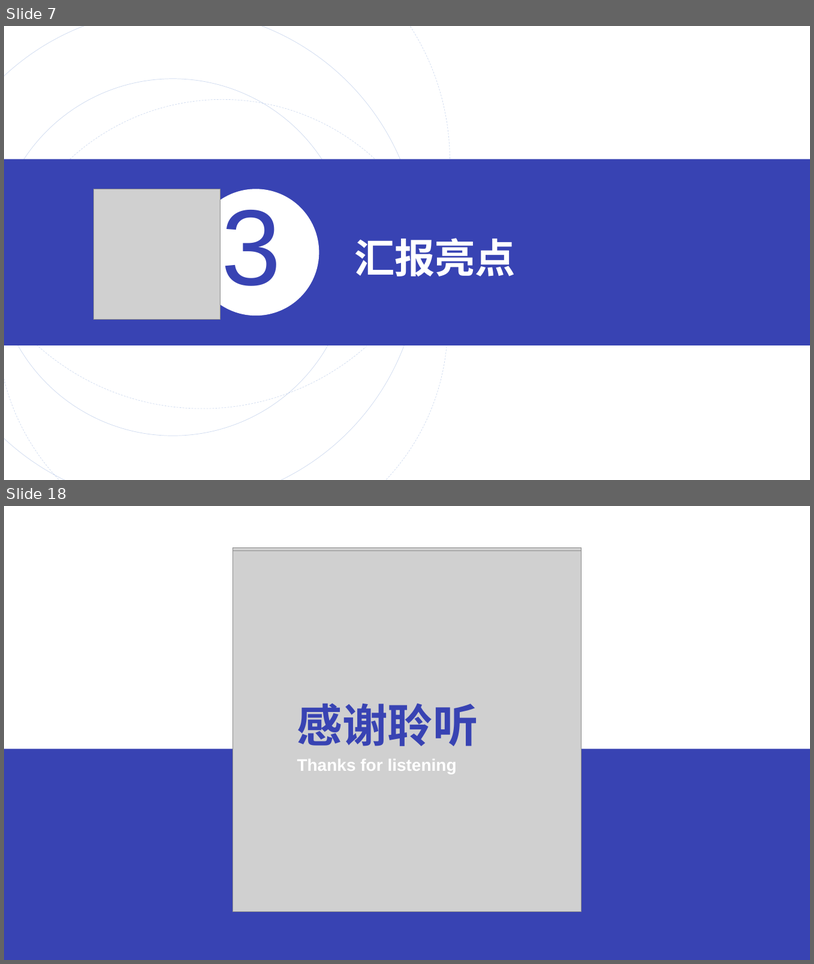
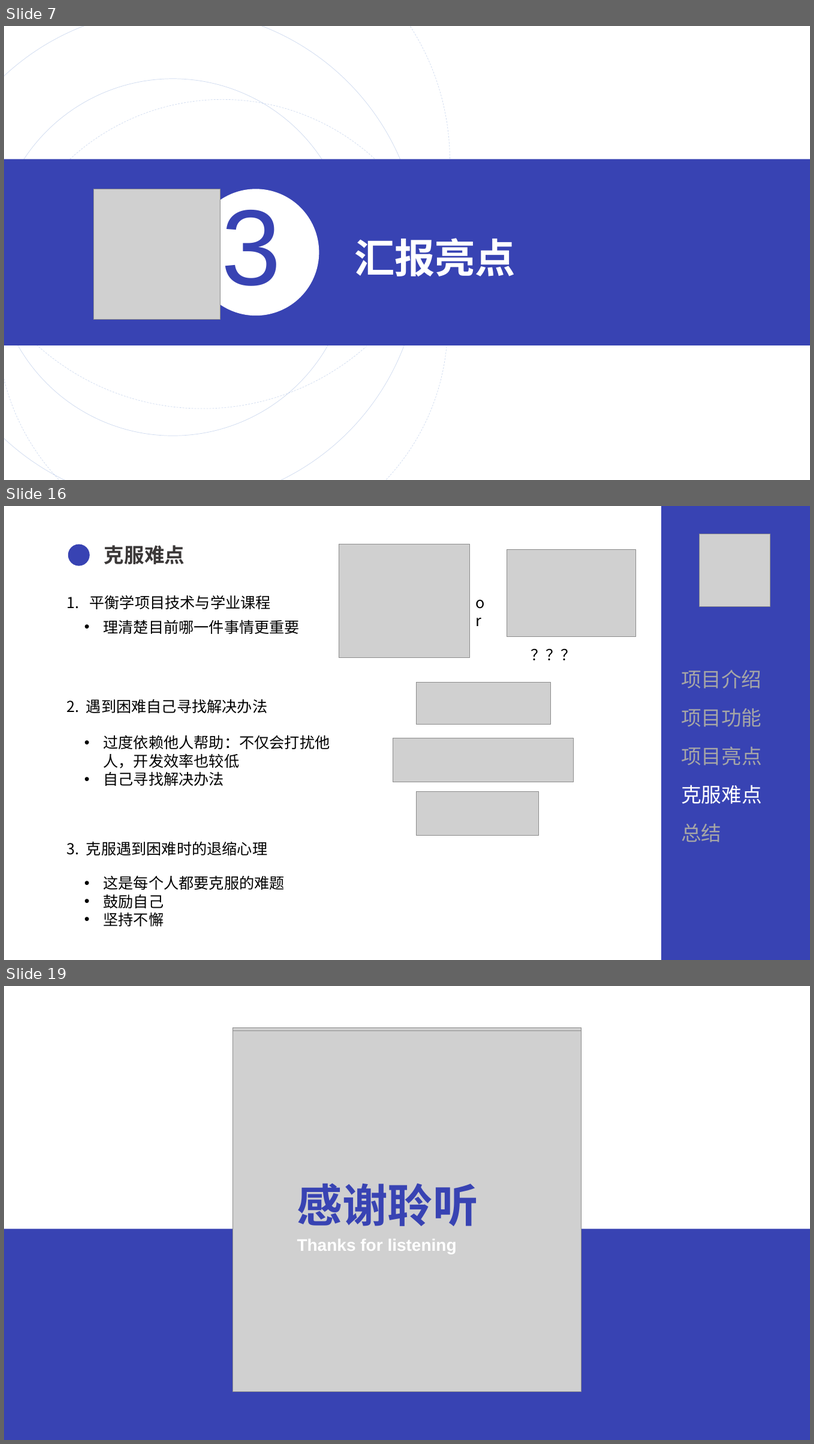
Before and after one commit to lldw05/QGAssessment2023Spring, a slide deck: Final/答辩PPT.pptx. Shown one above the other, each under a label of ours: slides 7 and 18 before the commit, slides 7, 16 and 19 after it; the slides between them are not shown. The pictures are 814x964 and 814x1444 pixels, drawn with LibreOffice and Linux fonts; fonts in the diff are those of the drawing; grey boxes stand for pictures. Boxes give left, top, right and bottom in pixels: in the first picture for what was removed or moved away, otherwise in the second. Text is boxed around its words. In the diff, an @@ line names an element or a change of style, - is before the commit and + after.

Commit message:
PPT+项目文档第二次更新

```diff
--- a/Final/答辩PPT.pptx
+++ b/Final/答辩PPT.pptx
@@ slide 16 added at <box>4,506,810,960</box>, background #FFFFFF @@
@@ rectangle added at <box>662,506,810,960</box>, fill #3843B3 @@
@@ picture added at <box>699,534,770,607</box> @@
@@ ellipse added at <box>68,544,90,566</box>, fill #3843B3 @@
@@ text added at <box>104,545,185,564</box>, 24 pt, text #3B3838, bold @@
+克服难点
@@ picture added at <box>340,544,470,657</box> @@
@@ picture added at <box>507,550,636,636</box> @@
@@ text added at <box>90,595,271,609</box>, 18 pt, text #000000 @@
+1. 平衡学项目技术与学业课程
@@ text added at <box>470,590,497,614</box>, 18 pt, text #000000 @@
+or
@@ text added at <box>103,619,300,634</box>, 18 pt, text #000000 @@
+  • 理清楚目前哪一件事情更重要
@@ text added at <box>525,642,574,666</box>, 18 pt, text #000000 @@
+？？？
@@ picture added at <box>417,682,551,724</box> @@
@@ text added at <box>681,670,762,688</box>, 24 pt, text #A6A6A6 @@
+项目介绍
@@ text added at <box>67,699,267,713</box>, 18 pt, text #000000 @@
+2. 遇到困难自己寻找解决办法
@@ text added at <box>681,708,762,727</box>, 24 pt, text #A6A6A6 @@
+项目功能
@@ text added at <box>103,735,330,786</box>, 18 pt, text #000000 @@
+  • 过度依赖他人帮助：不仅会打扰他人，开发效率也较低
+  • 自己寻找解决办法
@@ picture added at <box>393,738,574,782</box> @@
@@ text added at <box>681,747,762,765</box>, 24 pt, text #A6A6A6 @@
+项目亮点
@@ picture added at <box>417,792,539,835</box> @@
@@ text added at <box>681,784,762,804</box>, 24 pt, text #FFFFFF @@
+克服难点
@@ text added at <box>681,823,722,842</box>, 24 pt, text #A6A6A6 @@
+总结
@@ text added at <box>67,841,267,855</box>, 18 pt, text #000000 @@
+3. 克服遇到困难时的退缩心理
@@ text added at <box>103,875,284,926</box>, 18 pt, text #000000 @@
+• 这是每个人都要克服的难题
+• 鼓励自己
+• 坚持不懈
@@ what was slide 18 is now slide 19 @@
```
Also in this commit, not shown: 10 slides changed, 3 other slides added, 3 slides removed, 1 other file.
